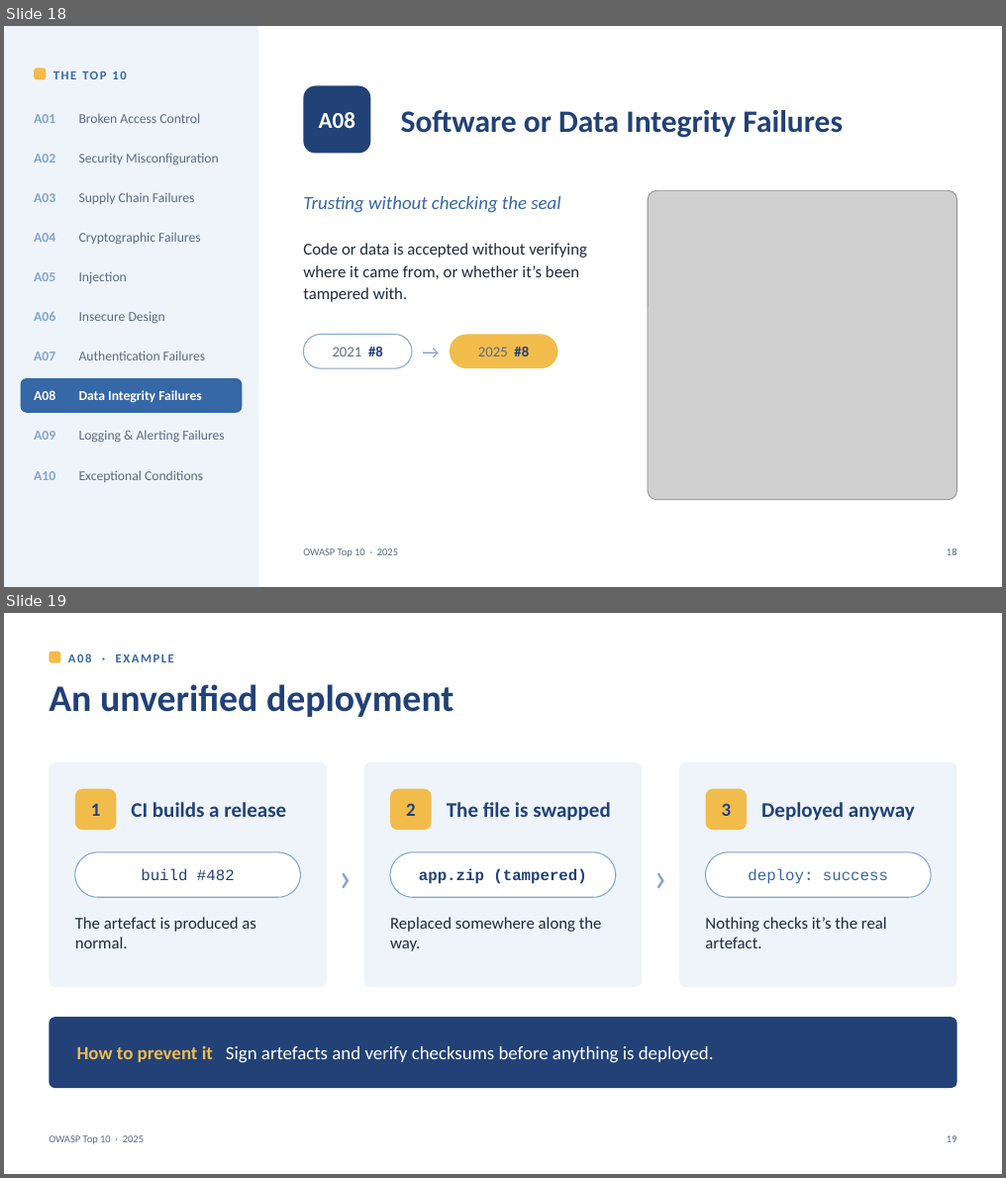
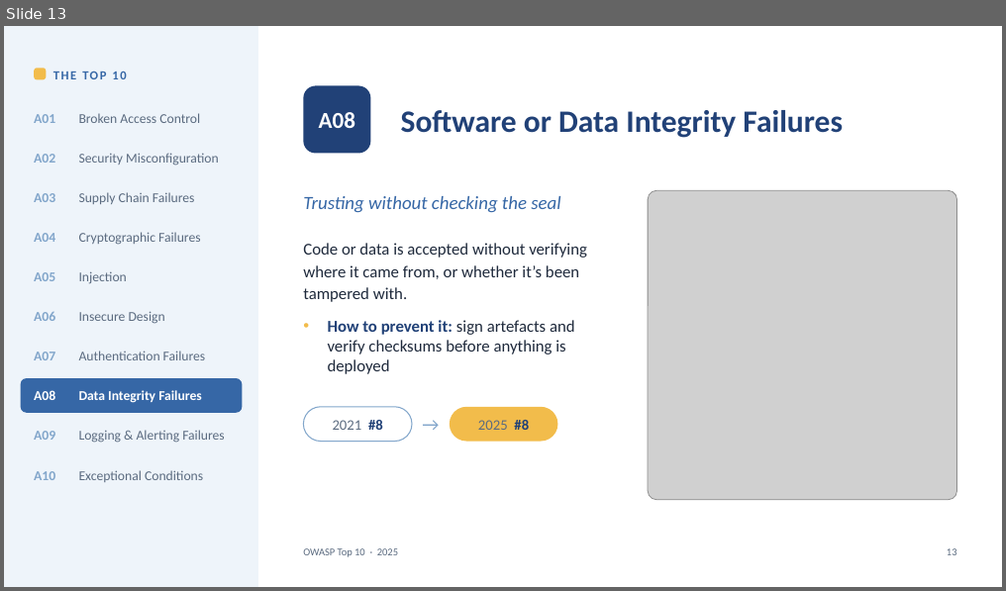
Before and after one commit to AmorZhao-Ghyston/VulnerableSandbox, a slide deck: Lunch-and-learn/OWASP-Top10-2025.pptx. Shown one above the other, each under a label of ours: slides 18 and 19 before the commit, slide 13 after it. The pictures are 1006x1178 and 1006x591 pixels, drawn with LibreOffice and Linux fonts; fonts in the diff are those of the drawing; grey boxes stand for pictures. Boxes give left, top, right and bottom in pixels: in the first picture for what was removed or moved away, otherwise in the second. Text is boxed around its words. In the diff, an @@ line names an element or a change of style, - is before the commit and + after.

```diff
--- a/Lunch-and-learn/OWASP-Top10-2025.pptx
+++ b/Lunch-and-learn/OWASP-Top10-2025.pptx
@@ slide 19 removed at (x1=4, y1=613, x2=1002, y2=1174), background #FFFFFF @@
@@ rounded rectangle removed at (x1=49, y1=652, x2=60, y2=663) @@
@@ text removed at (x1=68, y1=654, x2=174, y2=663) @@
-A08 · EXAMPLE
@@ text removed at (x1=49, y1=684, x2=454, y2=717) @@
-An unverified deployment
@@ rounded rectangle removed at (x1=49, y1=762, x2=327, y2=987) @@
@@ rounded rectangle removed at (x1=75, y1=789, x2=116, y2=830) @@
-1
@@ text removed at (x1=327, y1=762, x2=364, y2=987) @@
-›
@@ rounded rectangle removed at (x1=364, y1=762, x2=642, y2=987) @@
@@ rounded rectangle removed at (x1=390, y1=789, x2=432, y2=830) @@
-2
@@ text removed at (x1=642, y1=762, x2=679, y2=987) @@
-›
@@ rounded rectangle removed at (x1=679, y1=762, x2=957, y2=987) @@
@@ rounded rectangle removed at (x1=706, y1=789, x2=746, y2=830) @@
-3
@@ text removed at (x1=131, y1=802, x2=286, y2=817) @@
-CI builds a release
@@ text removed at (x1=447, y1=802, x2=611, y2=821) @@
-The file is swapped
@@ text removed at (x1=761, y1=802, x2=915, y2=821) @@
-Deployed anyway
@@ rounded rectangle removed at (x1=75, y1=853, x2=300, y2=897) @@
-build #482
@@ rounded rectangle removed at (x1=390, y1=853, x2=616, y2=897) @@
-app.zip (tampered)
@@ rounded rectangle removed at (x1=706, y1=853, x2=931, y2=897) @@
-deploy: success
@@ text removed at (x1=75, y1=917, x2=256, y2=949) @@
-The artefact is produced as normal.
@@ text removed at (x1=390, y1=917, x2=602, y2=952) @@
-Replaced somewhere along the way.
@@ text removed at (x1=705, y1=917, x2=887, y2=949) @@
-Nothing checks it’s the real artefact.
@@ rounded rectangle removed at (x1=49, y1=1017, x2=957, y2=1088) @@
-How to prevent it Sign artefacts and verify checksums before anything is deployed.
@@ text removed at (x1=49, y1=1136, x2=144, y2=1145) @@
-OWASP Top 10 · 2025
@@ text removed at (x1=946, y1=1136, x2=957, y2=1143) @@
-19
@@ what was slide 18 is now slide 13 @@
@@ slide 13 changed as well @@
@@ text added at (x1=328, y1=320, x2=575, y2=374), 16 pt, text #1F2A3C @@
+• How to prevent it: sign artefacts and verify checksums before anything is deployed
@@ 2 rounded rectangles, 1 text moved together from (x1=303, y1=335, x2=558, y2=369) to (x1=303, y1=407, x2=558, y2=442) @@
```
Also in this commit, not shown: 17 other slides changed, 7 other slides removed, 7 other files.
